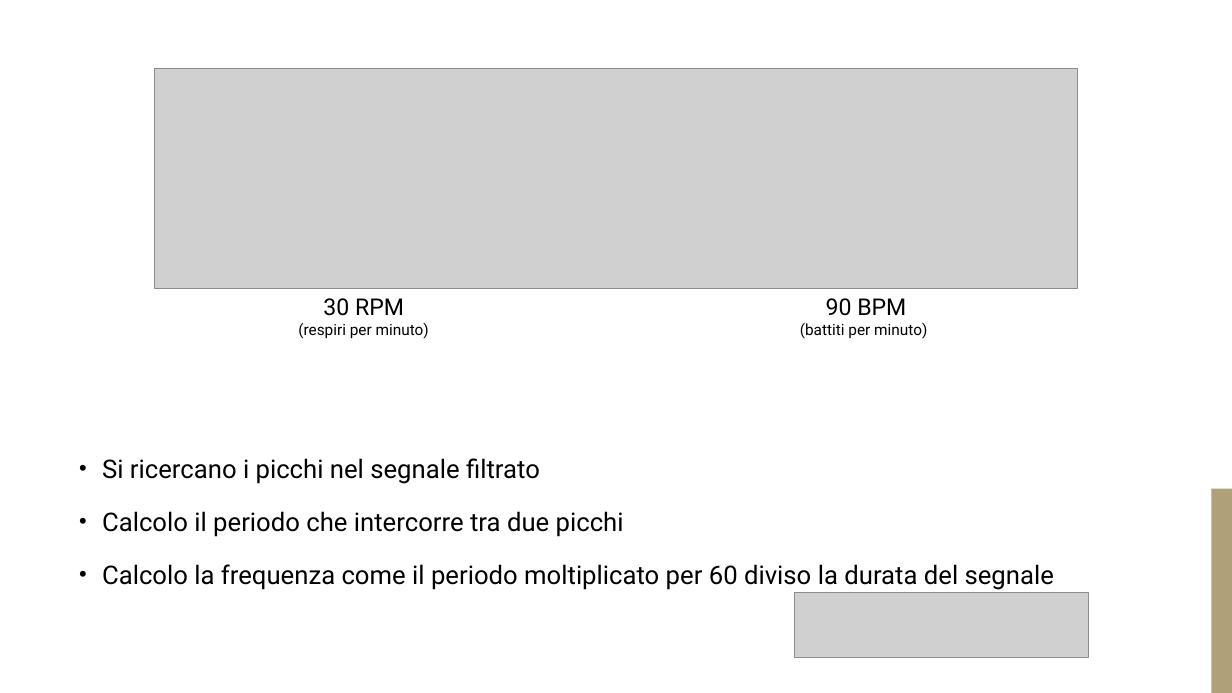
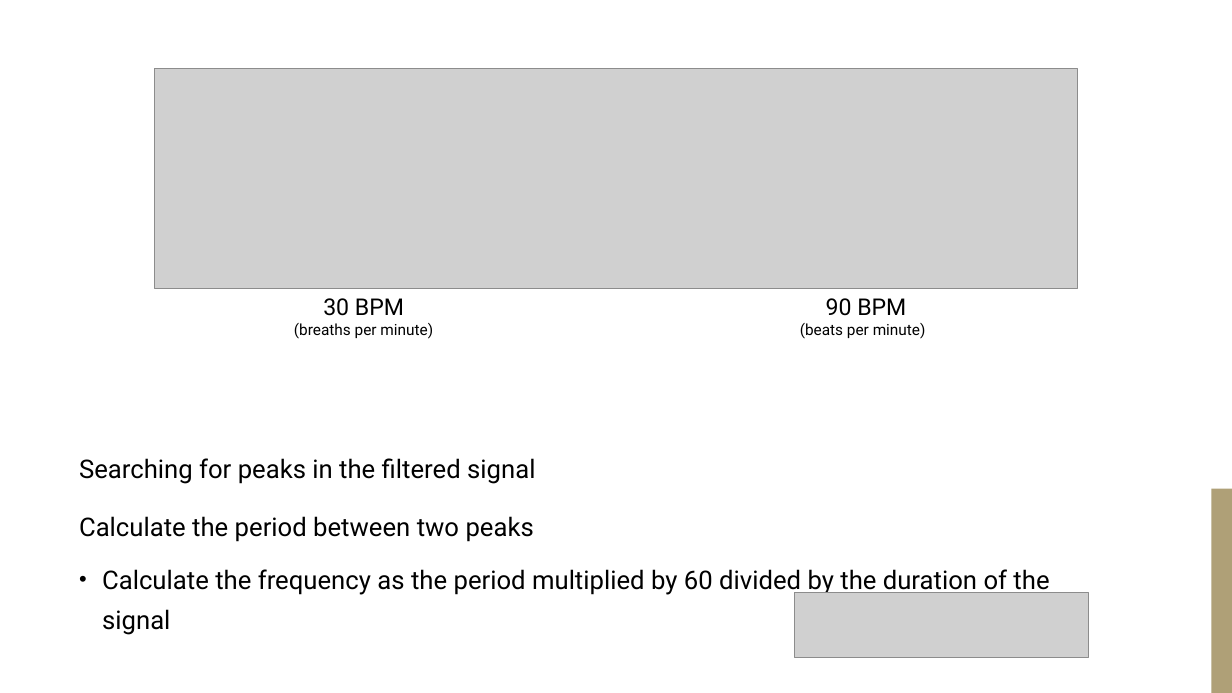
Before and after one commit to Michele-iodice/Biomedical_signal_procesing_exam, a slide deck: slide 13 of HARR Algoritm.pptx. Drawn at 1232x693 pixels with LibreOffice and Linux fonts; fonts in the diff are those of the drawing; grey boxes stand for pictures; background and template pictures are left out. Boxes give left, top, right and bottom in pixels: in the first picture for what was removed or moved away, otherwise in the second. Text is boxed around its words. In the diff, an @@ line names an element or a change of style, - is before the commit and + after.

```diff
--- a/HARR Algoritm.pptx
+++ b/HARR Algoritm.pptx
@@ text at [294,298,433,339]: text changed @@
-30 RPM
-(respiri per minuto)
+30 BPM
+(breaths per minute)
@@ text at [800,323,926,339]: text changed @@
-(battiti per minuto)
+(beats per minute)
@@ text at [79,458,1049,635]: text changed @@
-• Si ricercano i picchi nel segnale filtrato
-• Calcolo il periodo che intercorre tra due picchi
-• Calcolo la frequenza come il periodo moltiplicato per 60 diviso la durata del segnale
+• Searching for peaks in the filtered signal
+  Calculate the period between two peaks
+  Calculate the frequency as the period multiplied by 60 divided by the duration of the signal
```
Also in this commit, not shown: 13 other slides changed.
